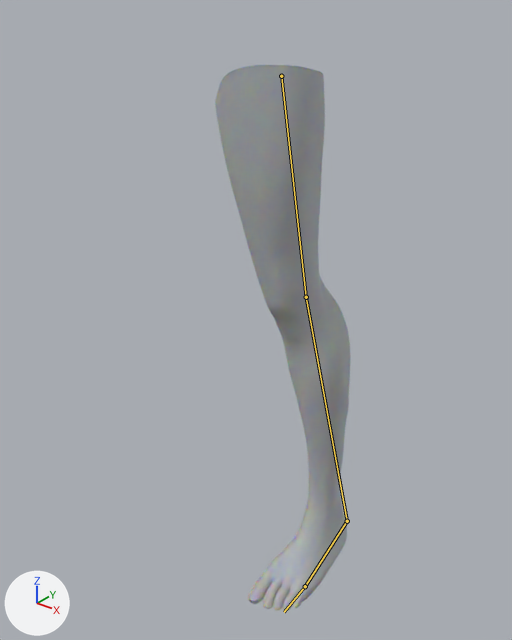
Before and after pictures for a commit that changed the Blender file Unity/PhantomLimb-RA/Assets/Models/Leg/MF_Pierna3D_rigged.blend.
The view is the same before and after, from a 50 mm camera at (0.534, -0.567, 0.673) aimed at (0.095, -0.018, 0.333). Arrows for +X, +Y and +Z are at lower left; the lights stay in place. Both versions are drawn at the pose saved in each file; the numbers are the values there. The bones that bend it are drawn over the model as lines.

The first picture shows 'human_female_base01.002'.
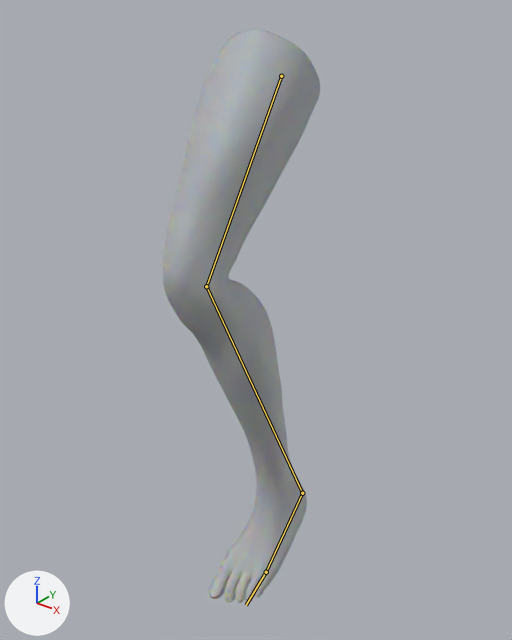
The change, as a list of edits to the scene's bpy script:
```text
Change bone_controldetobillo_l:
    where bone_controldetobillo_l = bpy.data.objects['Armature'].pose.bones['ControlDeTobillo.L']
    bone_controldetobillo_l.location: (-0.03, -0.007, -0.006) -> (-0.001, -0.065, -0.072)
```

Location of each change, [x1, y1, x2, y2] in pixels of the pictures (512 x 640 px):
'human_female_base01.002', posed (16% wider)
    before: [215, 65, 350, 611]
    after: [163, 29, 320, 603]
